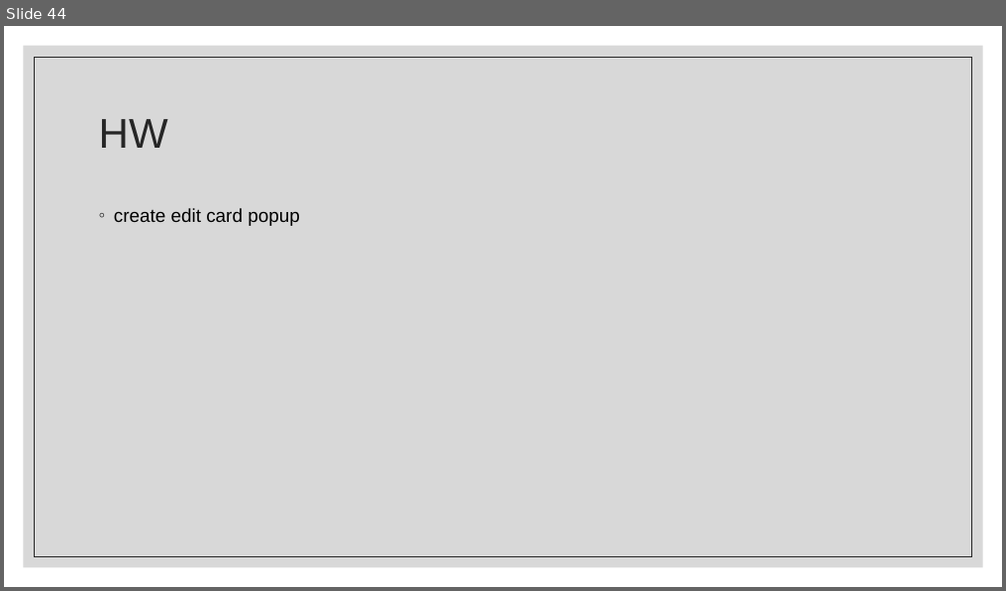
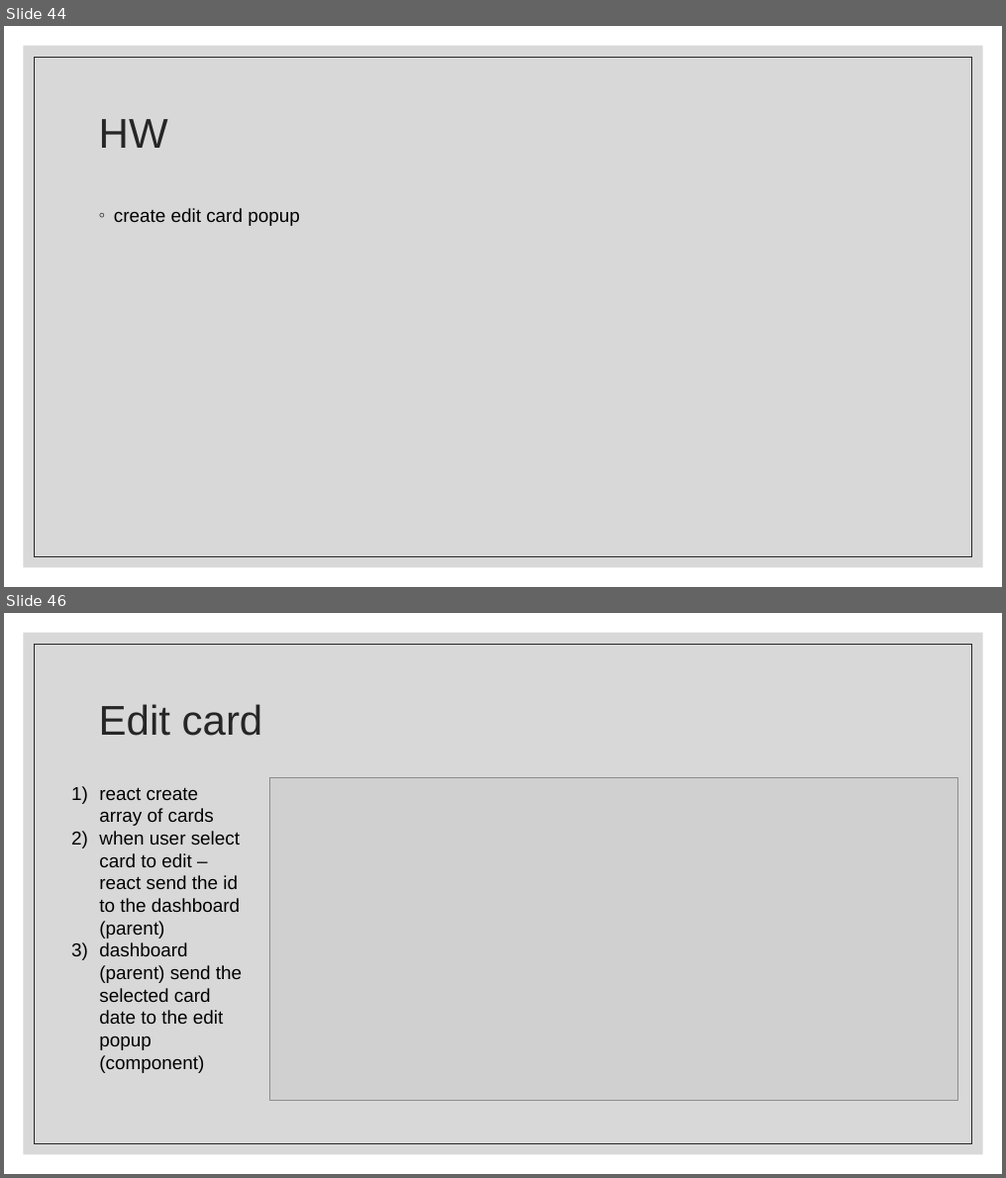
Before and after one commit to Rlss91/ht_W011121MR_morning_first-project, a slide deck: docs/React.pptx. Shown one above the other, each under a label of ours: slide 44 before the commit, slides 44 and 46 after it; the slides between them are not shown. The pictures are 1006x591 and 1006x1178 pixels, drawn with LibreOffice and Linux fonts; fonts in the diff are those of the drawing; grey boxes stand for pictures. Boxes give left, top, right and bottom in pixels: in the first picture for what was removed or moved away, otherwise in the second. Text is boxed around its words. In the diff, an @@ line names an element or a change of style, - is before the commit and + after.

Commit message:
edit card popup

```diff
--- a/docs/React.pptx
+++ b/docs/React.pptx
@@ slide 46 added at bbox=[4, 613, 1002, 1174], background #FFFFFF; not listed: 2 template elements that a slide beside it also shows @@
@@ title added at bbox=[99, 704, 263, 736], 40 pt, text #262626 @@
+Edit card
@@ text added at bbox=[99, 787, 242, 1073], 18 pt, text #000000 @@
+1) react create array of cards
+2) when user select card to edit – react send the id to the dashboard (parent)
+3) dashboard (parent) send the selected card date to the edit popup (component)
@@ picture added at bbox=[270, 777, 958, 1100] @@
```
Also in this commit, not shown: 1 slide changed, 2 other slides added, 1 other file.
